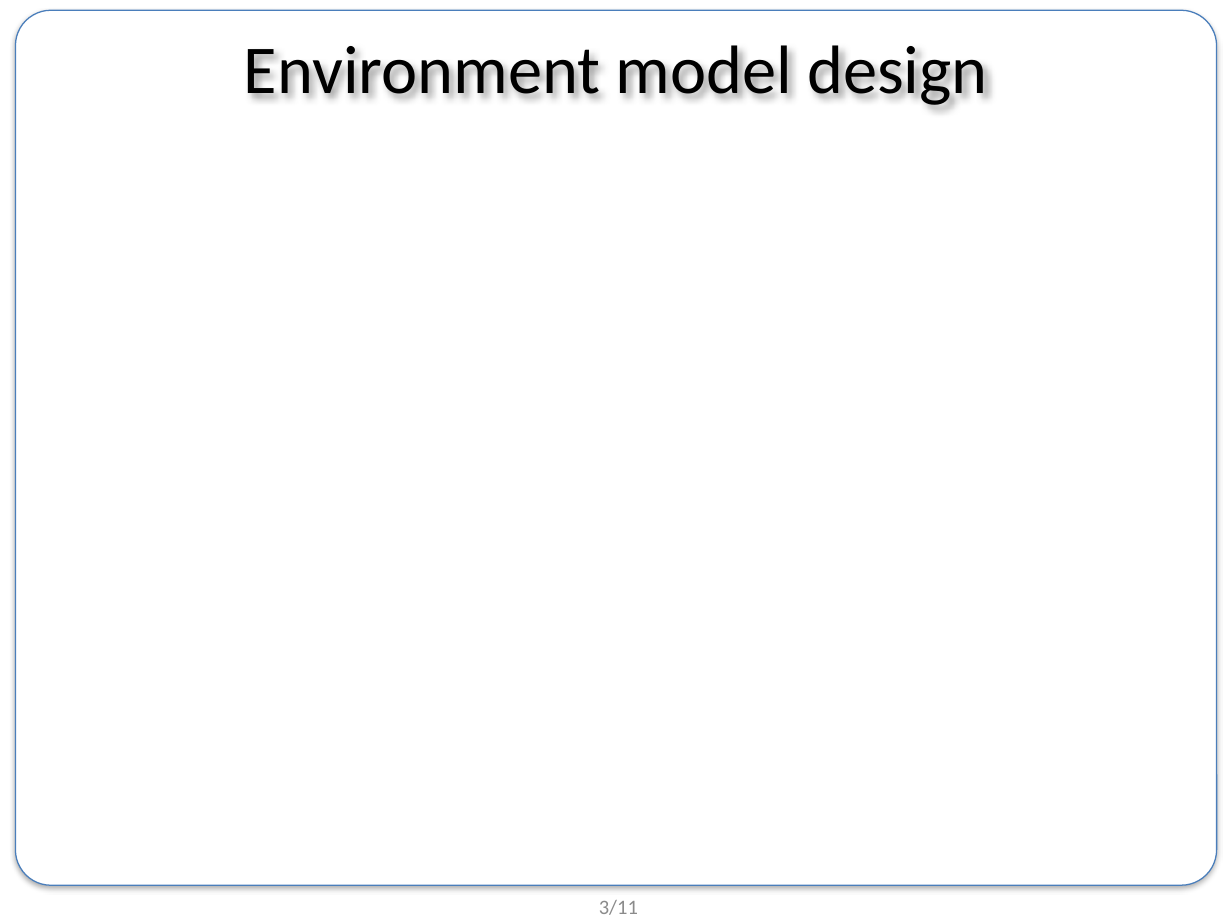
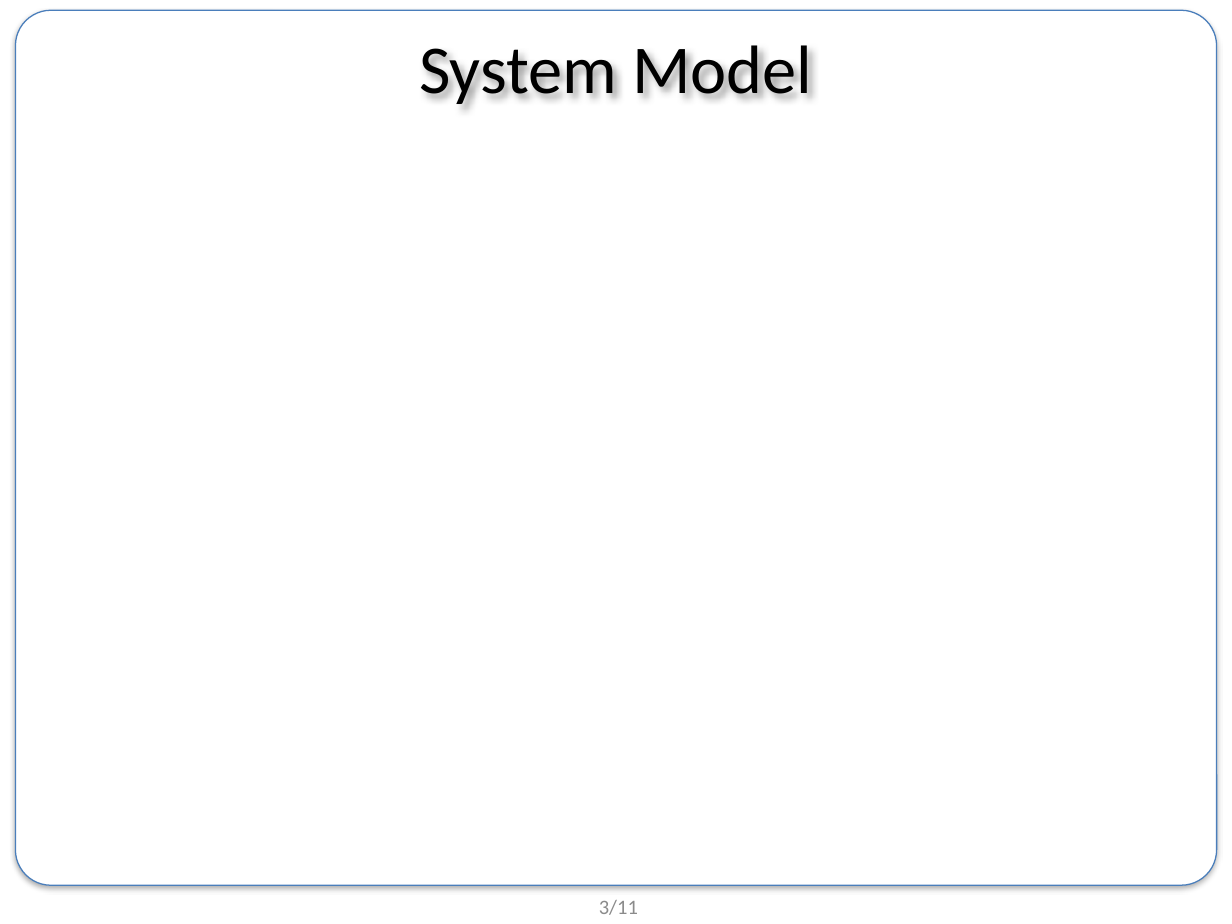
Before and after one commit to BongSangKim/UGRP, a slide deck: slide 3 of Survey meeting/0719 survey/190719 UGRP 발표자료.pptx. Drawn at 1232x924 pixels with LibreOffice and Linux fonts; fonts in the diff are those of the drawing; grey boxes stand for pictures; background and template pictures are left out. Boxes give left, top, right and bottom in pixels: in the first picture for what was removed or moved away, otherwise in the second. Text is boxed around its words. In the diff, an @@ line names an element or a change of style, - is before the commit and + after.

```diff
--- a/Survey meeting/0719 survey/190719 UGRP 발표자료.pptx
+++ b/Survey meeting/0719 survey/190719 UGRP 발표자료.pptx
@@ title at (419,45,812,104): text changed @@
-Environment model design
+System Model
```
Also in this commit, not shown: 2 other slides changed, 2 slides added, 2 slides removed, 4 other files.
